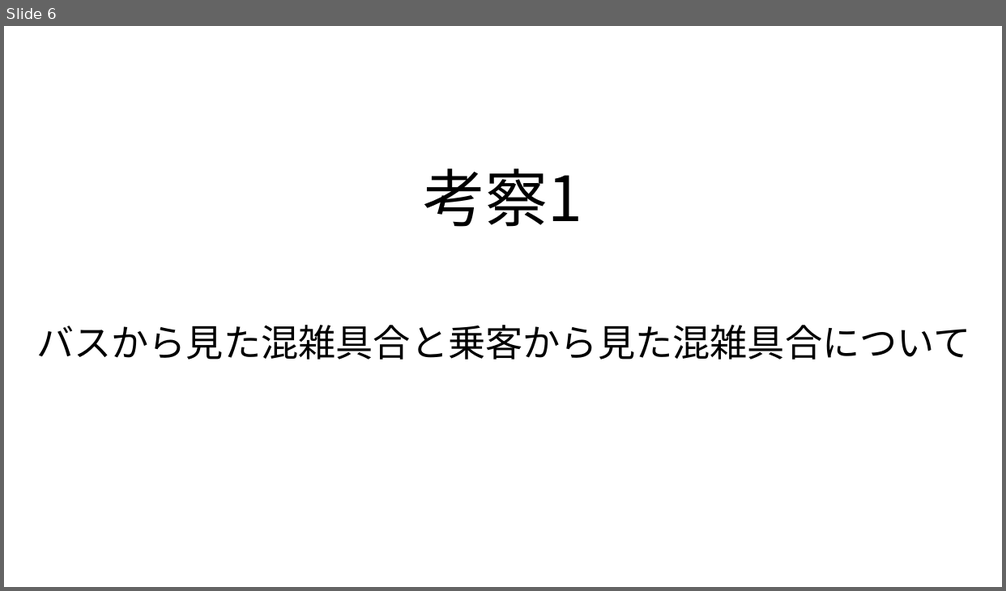
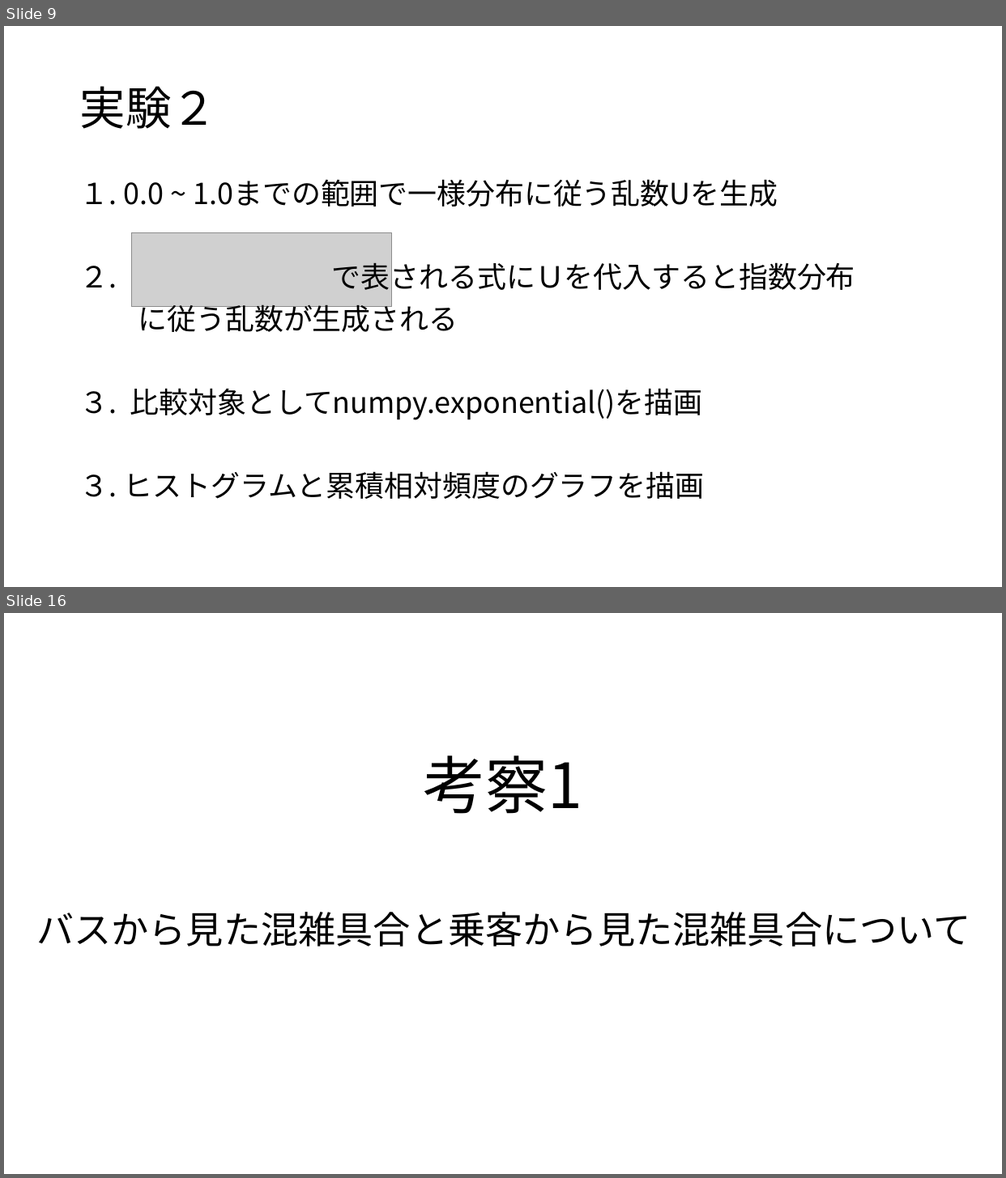
Before and after one commit to kamase14/jikken_2, a slide deck: slide.pptx. Shown one above the other, each under a label of ours: slide 6 before the commit, slides 9 and 16 after it; the slides between them are not shown. The pictures are 1006x591 and 1006x1178 pixels, drawn with LibreOffice and Linux fonts; fonts in the diff are those of the drawing; grey boxes stand for pictures. Boxes give left, top, right and bottom in pixels: in the first picture for what was removed or moved away, otherwise in the second. Text is boxed around its words. In the diff, an @@ line names an element or a change of style, - is before the commit and + after.

```diff
--- a/slide.pptx
+++ b/slide.pptx
@@ slide 9 added at (4,26,1002,587), background #FFFFFF @@
@@ title added at (80,86,217,129), 44 pt, text #000000 @@
+実験２
@@ text added at (80,179,855,499), 28 pt, text #000000 @@
+１. 0.0 ~ 1.0までの範囲で一様分布に従う乱数Uを生成
+２. で表される式にＵを代入すると指数分布
+に従う乱数が生成される
+３. 比較対象としてnumpy.exponential()を描画
+３. ヒストグラムと累積相対頻度のグラフを描画
@@ picture added at (132,233,392,307) @@
@@ what was slide 6 is now slide 16 @@
```
Also in this commit, not shown: 8 slides changed, 11 other slides added, 3 slides removed.
